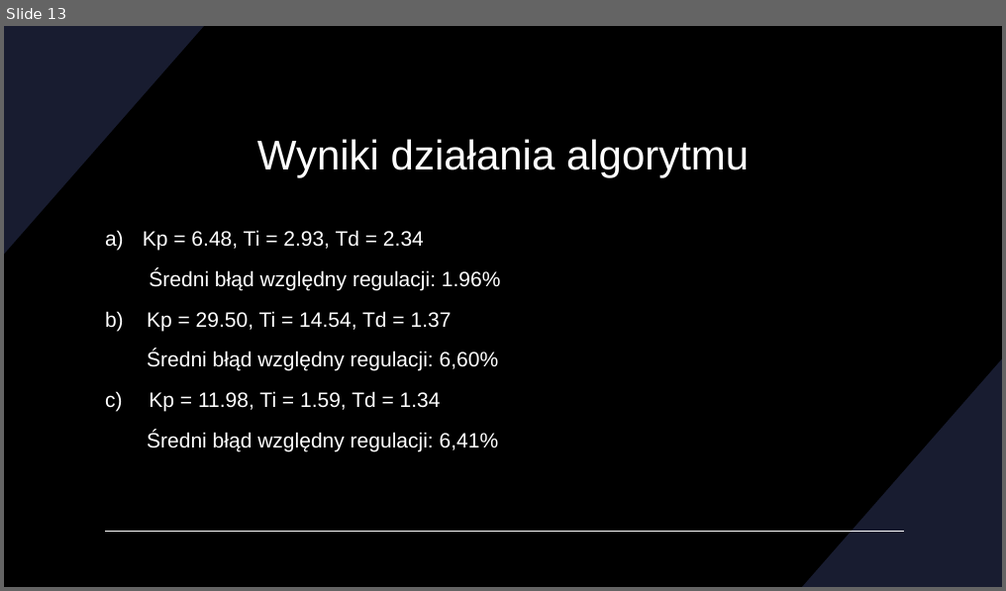
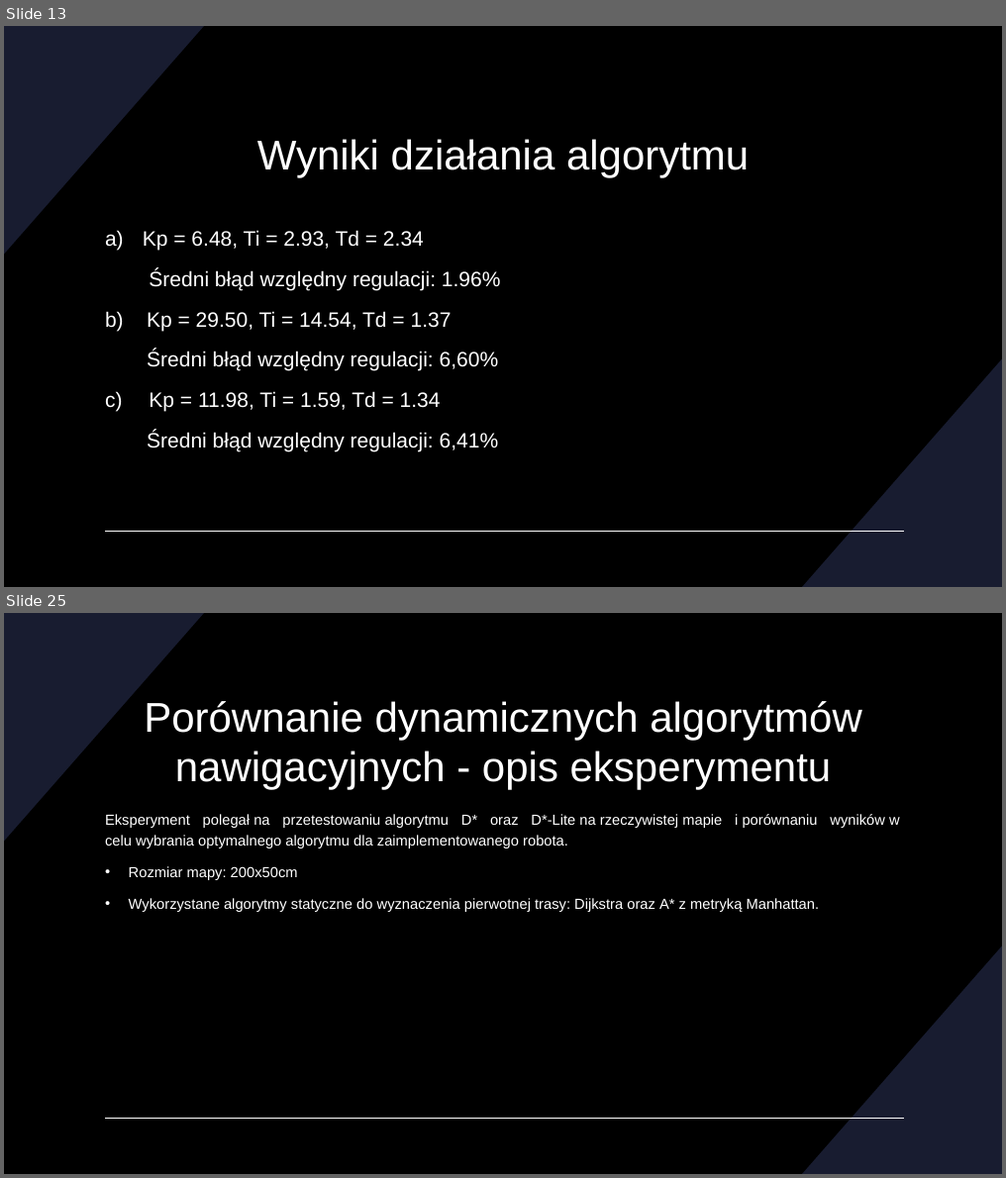
Before and after one commit to DevxMike/master_degree, a slide deck: ppt/Magisterka.pptx. Shown one above the other, each under a label of ours: slide 13 before the commit, slides 13 and 25 after it; the slides between them are not shown. The pictures are 1006x591 and 1006x1178 pixels, drawn with LibreOffice and Linux fonts; fonts in the diff are those of the drawing. Boxes give left, top, right and bottom in pixels: in the first picture for what was removed or moved away, otherwise in the second. Text is boxed around its words. In the diff, an @@ line names an element or a change of style, - is before the commit and + after.

```diff
--- a/ppt/Magisterka.pptx
+++ b/ppt/Magisterka.pptx
@@ slide 25 added at (x1=4, y1=613, x2=1002, y2=1174), background #000000; not listed: 3 template elements that a slide beside it also shows @@
@@ title added at (x1=144, y1=701, x2=862, y2=789), 40 pt, text #FFFFFF @@
+Porównanie dynamicznych algorytmów nawigacyjnych - opis eksperymentu
@@ text added at (x1=105, y1=814, x2=900, y2=912), 14 pt, text #FFFFFF @@
+Eksperyment polegał na przetestowaniu algorytmu D* oraz D*-Lite na rzeczywistej mapie i porównaniu wyników w celu wybrania optymalnego algorytmu dla zaimplementowanego robota.
+• Rozmiar mapy: 200x50cm
+• Wykorzystane algorytmy statyczne do wyznaczenia pierwotnej trasy: Dijkstra oraz A* z metryką Manhattan.
```
Also in this commit, not shown: 7 slides changed, 10 other slides added, 3 other files.
